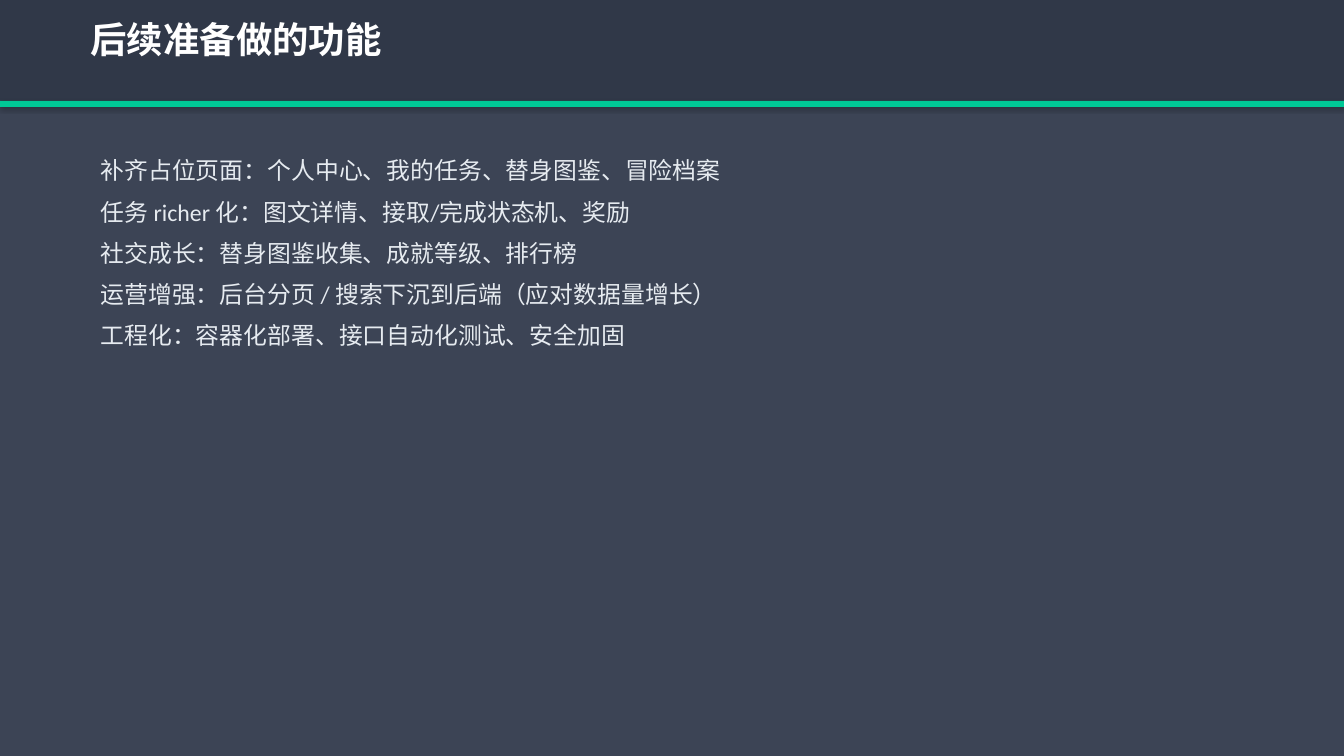
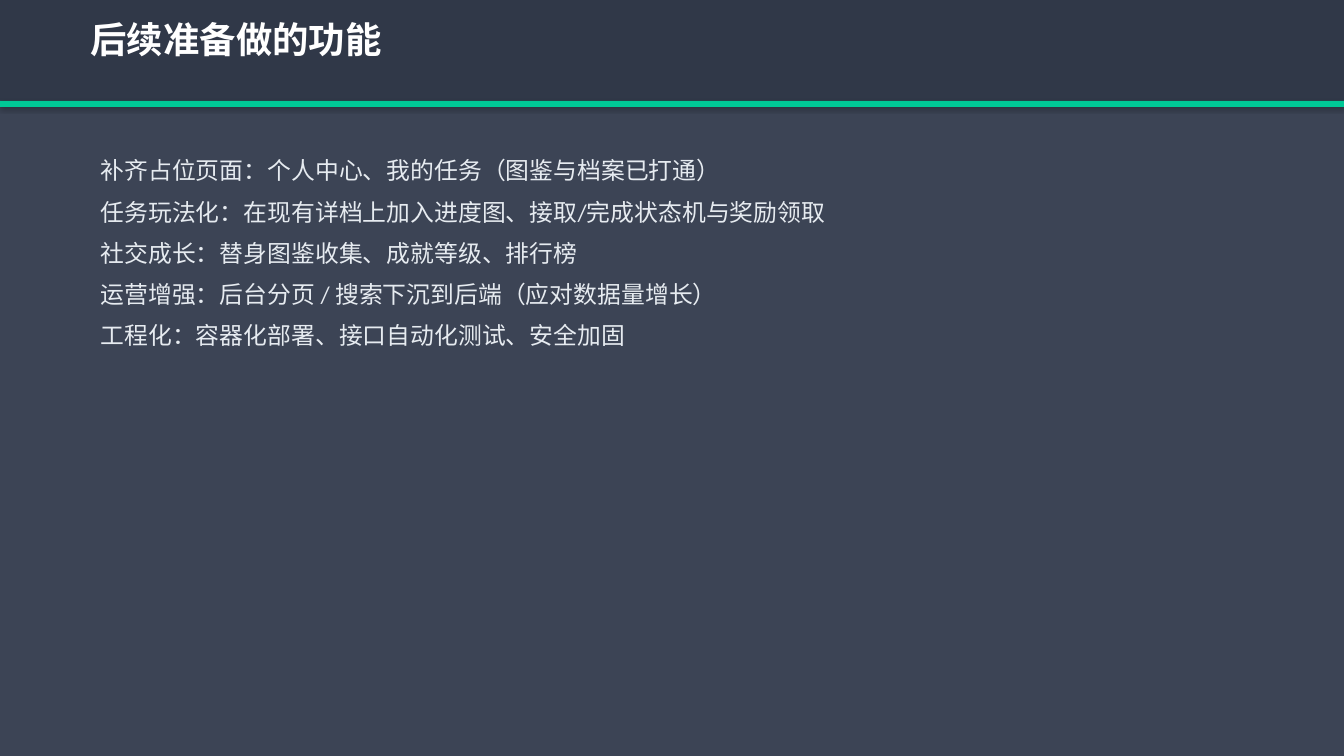
Before and after one commit to jms327/java, a slide deck: slide 15 of 奇妙冒险平台_演示.pptx. Drawn at 1344x756 pixels with LibreOffice and Linux fonts; fonts in the diff are those of the drawing. Boxes give left, top, right and bottom in pixels: in the first picture for what was removed or moved away, otherwise in the second. Text is boxed around its words. In the diff, an @@ line names an element or a change of style, - is before the commit and + after.

```diff
--- a/奇妙冒险平台_演示.pptx
+++ b/奇妙冒险平台_演示.pptx
@@ text at (101, 159, 826, 223): text changed @@
-补齐占位页面：个人中心、我的任务、替身图鉴、冒险档案
-任务 richer 化：图文详情、接取/完成状态机、奖励
+补齐占位页面：个人中心、我的任务（图鉴与档案已打通）
+任务玩法化：在现有详档上加入进度图、接取/完成状态机与奖励领取
```
Also in this commit, not shown: 6 other slides changed, 15 other files.
